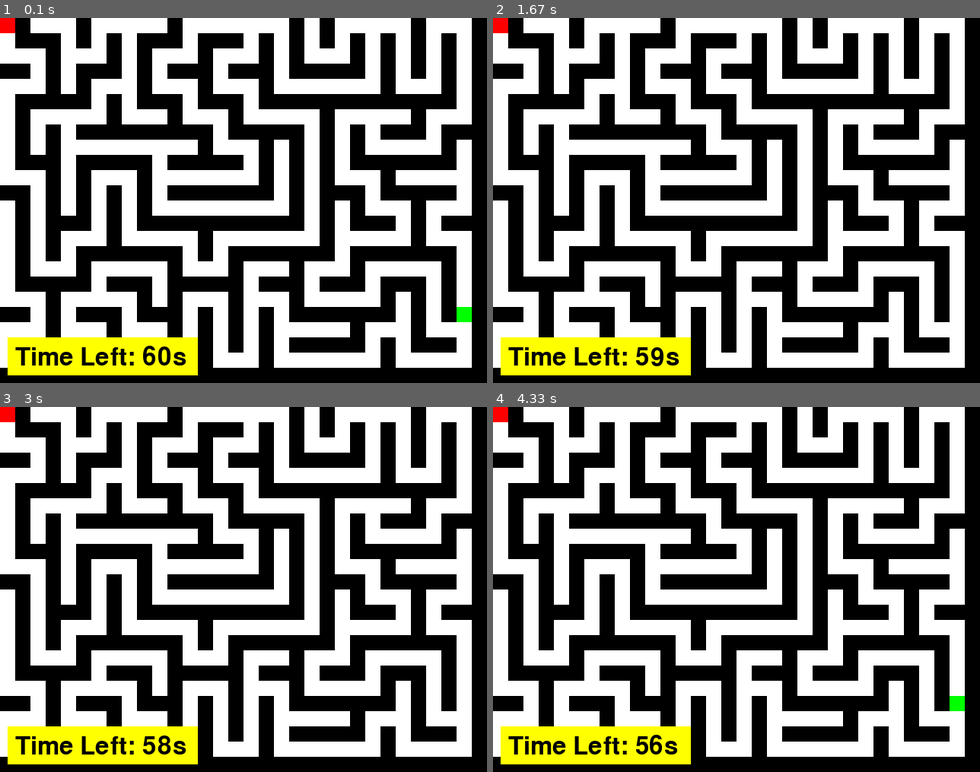
Above: before the commit, frames 1-4 (two rows, left to right).
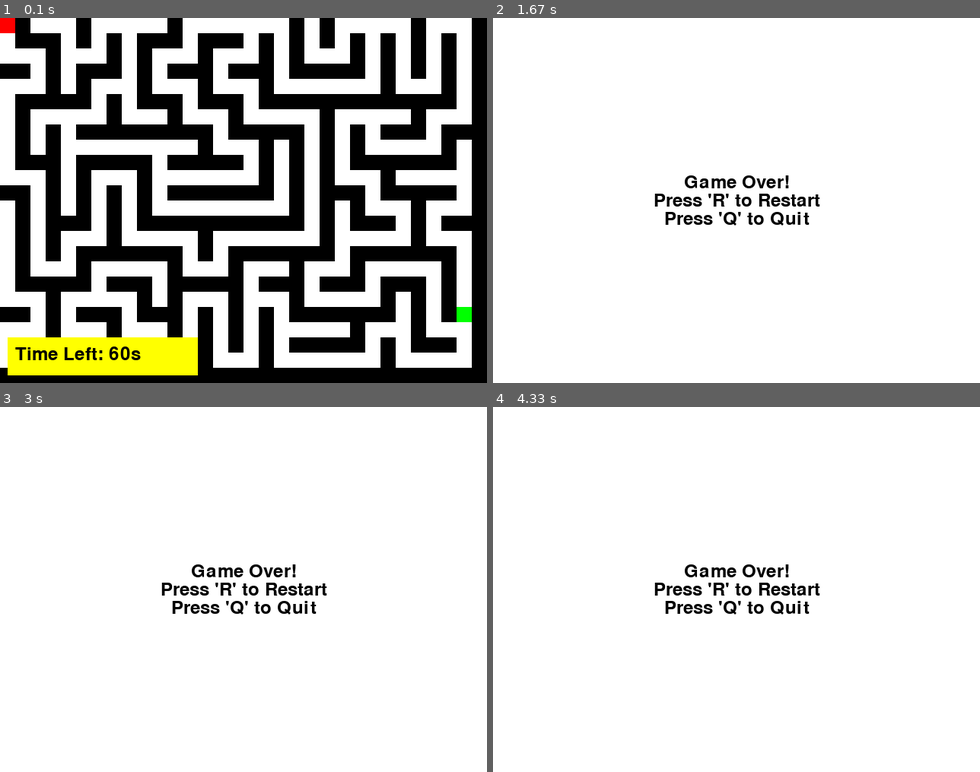
Above: after the commit, the same moments.

Repository: PawiX25/PygameMaze
Game: pygame game, started from game.py
Same seed, same stepped clock (60 frames per second), same inputs: the game is played once before the commit and once after it.
Inputs:
- Up to frame 1 (0.1 s): no input
- Up to frame 2 (1.67 s): hold R 0.33-0.8 s; hold Right 0.33-0.8 s; tap A at 0.83 s; hold R 1.17-1.63 s
- Up to frame 3 (3 s): no input
- Up to frame 4 (4.33 s): no input

The runs differ from the first frame. In frame 1, 0.9% of the frame differs, in the area x 3-39%, y 89-96%; in frame 2, 52%; in frame 3, 52%; in frame 4, 53%, in the area x 0-100%, y 0-100%.

Commit message:
Add restart screen functionality and game restart capability

Diff:
--- a/game.py
+++ b/game.py
@@ -37,9 +37,6 @@
             stack.pop()
     return maze
 
-screen = pygame.display.set_mode((WIDTH, HEIGHT))
-pygame.display.set_caption("Maze Game")
-
 def generate_goal(maze, min_distance=10):
     while True:
         goal_x = random.randint(0, MAZE_WIDTH - 1)
@@ -49,24 +46,7 @@
             if distance >= min_distance:
                 return goal_x, goal_y
 
-maze = generate_maze(MAZE_WIDTH, MAZE_HEIGHT)
-goal_x, goal_y = generate_goal(maze)
-
-player_x, player_y = 0, 0
-target_x, target_y = player_x, player_y
-animation_progress = 1.0
-animation_speed = 15
-
-start_time = time.time()
-timer_duration = 60
-
-font = pygame.font.SysFont(None, 48)
-
-goal_blink_time = 0.5
-goal_blink_state = True
-goal_blink_start = time.time()
-
-def draw_maze(maze, player_pos, goal_pos, remaining_time):
+def draw_maze(screen, maze, player_pos, goal_pos, remaining_time, font):
     global goal_blink_state, goal_blink_start
 
     screen.fill(WHITE)
@@ -94,50 +74,109 @@
 
     pygame.display.flip()
 
-clock = pygame.time.Clock()
-running = True
+def display_restart_screen(screen, font):
+    screen.fill(WHITE)
+    text_lines = [
+        "Game Over!",
+        "Press 'R' to Restart",
+        "Press 'Q' to Quit"
+    ]
+    text_surfaces = [font.render(line, True, BLACK) for line in text_lines]
+    total_height = sum(text_surface.get_height() for text_surface in text_surfaces)
+    y_start = HEIGHT // 2 - total_height // 2
+    for text_surface in text_surfaces:
+        screen.blit(text_surface, (WIDTH // 2 - text_surface.get_width() // 2, y_start))
+        y_start += text_surface.get_height()
+    pygame.display.flip()
 
-while running:
-    for event in pygame.event.get():
-        if event.type == pygame.QUIT:
-            running = False
+def main():
+    global goal_blink_time, goal_blink_state, goal_blink_start
 
-    keys = pygame.key.get_pressed()
-    if animation_progress >= 1.0:
-        new_x, new_y = player_x, player_y
-        if (keys[pygame.K_LEFT] or keys[pygame.K_a]) and int(player_x) > 0 and maze[int(player_y)][int(player_x) - 1] == 0:
-            new_x = player_x - 1
-        if (keys[pygame.K_RIGHT] or keys[pygame.K_d]) and int(player_x) < MAZE_WIDTH - 1 and maze[int(player_y)][int(player_x) + 1] == 0:
-            new_x = player_x + 1
-        if (keys[pygame.K_UP] or keys[pygame.K_w]) and int(player_y) > 0 and maze[int(player_y) - 1][int(player_x)] == 0:
-            new_y = player_y - 1
-        if (keys[pygame.K_DOWN] or keys[pygame.K_s]) and int(player_y) < MAZE_HEIGHT - 1 and maze[int(player_y) + 1][int(player_x)] == 0:
-            new_y = player_y + 1
+    goal_blink_time = 0.5
+    goal_blink_state = True
+    goal_blink_start = time.time()
 
-        if (new_x, new_y) != (player_x, player_y):
-            target_x, target_y = new_x, new_y
-            animation_progress = 0.0
+    while True:
+        font = pygame.font.SysFont(None, 36)
+        screen = pygame.display.set_mode((WIDTH, HEIGHT))
+        pygame.display.set_caption("Maze Game")
 
-    if animation_progress < 1.0:
-        animation_progress += animation_speed / FPS
-        animation_progress = min(animation_progress, 1.0)
+        maze = generate_maze(MAZE_WIDTH, MAZE_HEIGHT)
+        goal_x, goal_y = generate_goal(maze)
+        player_x, player_y = 0, 0
+        target_x, target_y = player_x, player_y
+        animation_progress = 1.0
+        animation_speed = 15
 
-        player_x = player_x + (target_x - player_x) * animation_progress
-        player_y = player_y + (target_y - player_y) * animation_progress
+        start_time = time.time()
+        timer_duration = 60
 
-    elapsed_time = time.time() - start_time
-    remaining_time = max(0, timer_duration - int(elapsed_time))
+        clock = pygame.time.Clock()
+        running = True
 
-    if int(player_x) == goal_x and int(player_y) == goal_y:
-        print("Congratulations! You reached the goal!")
-        running = False
+        while running:
+            for event in pygame.event.get():
+                if event.type == pygame.QUIT:
+                    pygame.quit()
+                    return
+                if event.type == pygame.KEYDOWN:
+                    if event.key == pygame.K_r:
+                        running = False
+                    if event.key == pygame.K_q:
+                        pygame.quit()
+                        return
 
-    if remaining_time <= 0:
-        print("Time's up! Game Over.")
-        running = False
+            keys = pygame.key.get_pressed()
+            if animation_progress >= 1.0:
+                new_x, new_y = player_x, player_y
+                if (keys[pygame.K_LEFT] or keys[pygame.K_a]) and int(player_x) > 0 and maze[int(player_y)][int(player_x) - 1] == 0:
+                    new_x = player_x - 1
+                if (keys[pygame.K_RIGHT] or keys[pygame.K_d]) and int(player_x) < MAZE_WIDTH - 1 and maze[int(player_y)][int(player_x) + 1] == 0:
+                    new_x = player_x + 1
+                if (keys[pygame.K_UP] or keys[pygame.K_w]) and int(player_y) > 0 and maze[int(player_y) - 1][int(player_x)] == 0:
+                    new_y = player_y - 1
+                if (keys[pygame.K_DOWN] or keys[pygame.K_s]) and int(player_y) < MAZE_HEIGHT - 1 and maze[int(player_y) + 1][int(player_x)] == 0:
+                    new_y = player_y + 1
 
-    draw_maze(maze, (int(player_x), int(player_y)), (goal_x, goal_y), remaining_time)
+                if (new_x, new_y) != (player_x, player_y):
+                    target_x, target_y = new_x, new_y
+                    animation_progress = 0.0
 
-    clock.tick(FPS)
+            if animation_progress < 1.0:
+                animation_progress += animation_speed / FPS
+                animation_progress = min(animation_progress, 1.0)
 
-pygame.quit()
+                player_x = player_x + (target_x - player_x) * animation_progress
+                player_y = player_y + (target_y - player_y) * animation_progress
+
+            elapsed_time = time.time() - start_time
+            remaining_time = max(0, timer_duration - int(elapsed_time))
+
+            if int(player_x) == goal_x and int(player_y) == goal_y:
+                print("Congratulations! You reached the goal!")
+                running = False
+
+            if remaining_time <= 0:
+                print("Time's up! Game Over.")
+                running = False
+
+            draw_maze(screen, maze, (int(player_x), int(player_y)), (goal_x, goal_y), remaining_time, font)
+
+            clock.tick(FPS)
+
+        display_restart_screen(screen, font)
+
+        while True:
+            for event in pygame.event.get():
+                if event.type == pygame.QUIT:
+                    pygame.quit()
+                    return
+                if event.type == pygame.KEYDOWN:
+                    if event.key == pygame.K_r:
+                        break
+                    if event.key == pygame.K_q:
+                        pygame.quit()
+                        return
+
+if __name__ == "__main__":
+    main()
